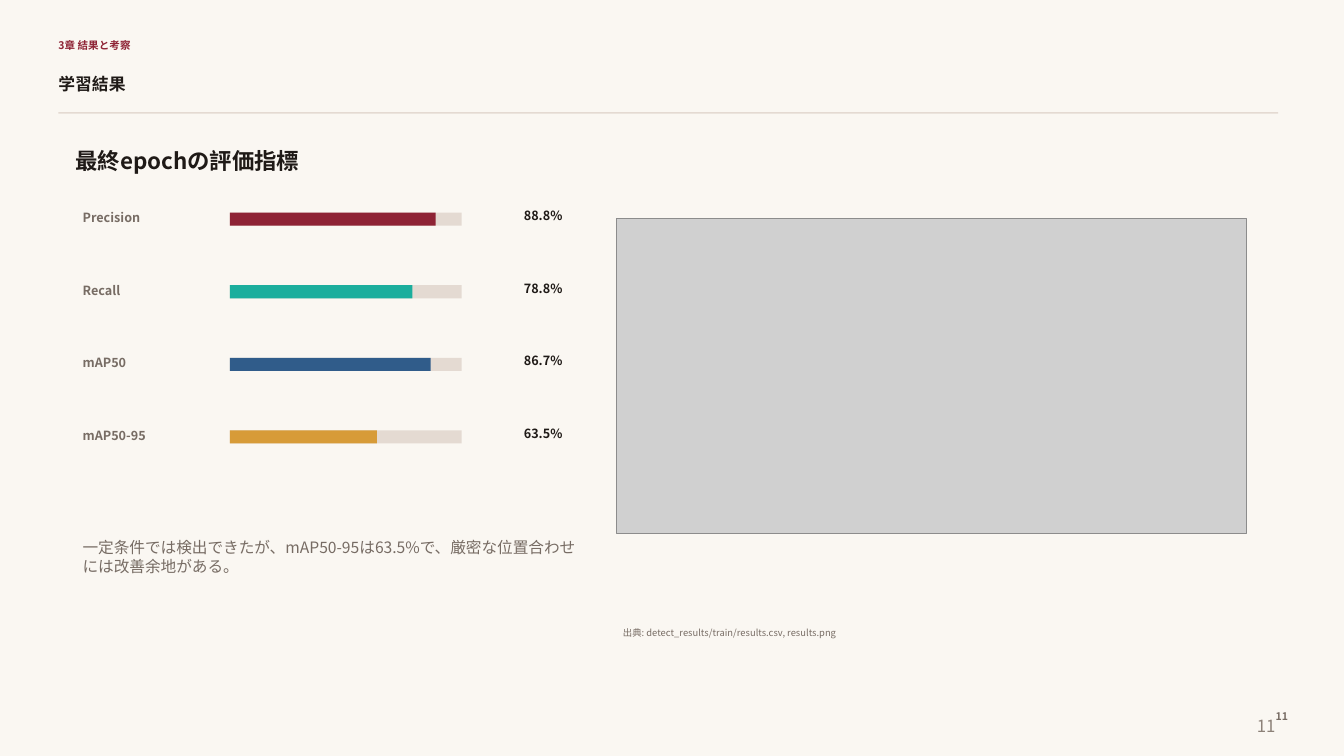
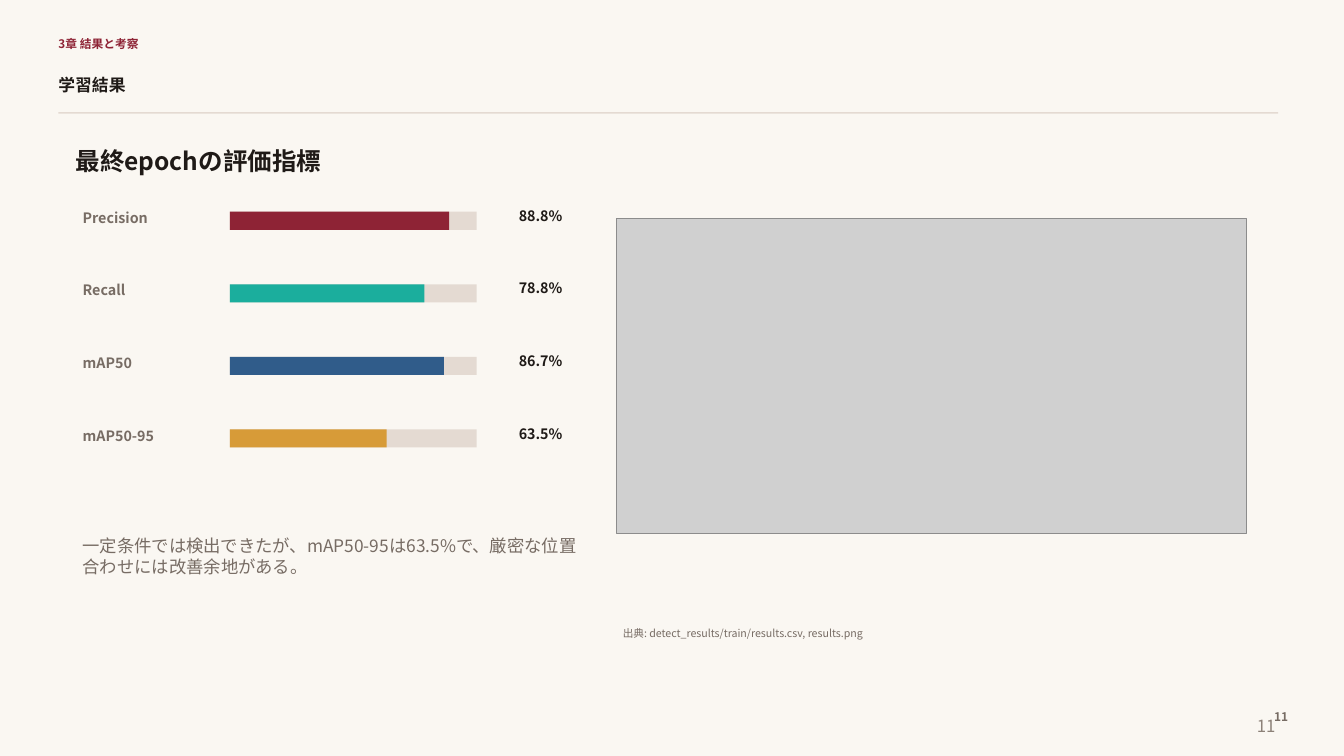
Before and after one commit to moka610/meat-detection-yolo, a slide deck: slide 11 of slides_meat_yolo/meat_yolo_roboflow_presentation.pptx. Drawn at 1344x756 pixels with LibreOffice and Linux fonts; fonts in the diff are those of the drawing; grey boxes stand for pictures. Boxes give left, top, right and bottom in pixels: in the first picture for what was removed or moved away, otherwise in the second. Text is boxed around its words. In the diff, an @@ line names an element or a change of style, - is before the commit and + after.

```diff
--- a/slides_meat_yolo/meat_yolo_roboflow_presentation.pptx
+++ b/slides_meat_yolo/meat_yolo_roboflow_presentation.pptx
@@ text "3章 結果と考察" at box(58, 38, 139, 49): size 7.5 to 8.4 pt @@
@@ text "最終epochの評価指標" at box(76, 149, 321, 176): size 16 to 17.5 pt @@
@@ rectangle: place and size @@
-rectangle at box(230, 213, 462, 226)
+rectangle at box(230, 212, 477, 230)
@@ rectangle: place and size @@
-rectangle at box(230, 213, 436, 226)
+rectangle at box(230, 212, 450, 230)
@@ rectangle: place and size @@
-rectangle at box(230, 285, 412, 298)
+rectangle at box(230, 284, 424, 302)
@@ rectangle: place and size @@
-rectangle at box(230, 285, 462, 298)
+rectangle at box(230, 284, 477, 302)
@@ rectangle: place and size @@
-rectangle at box(230, 358, 431, 371)
+rectangle at box(230, 357, 444, 375)
@@ rectangle: place and size @@
-rectangle at box(230, 358, 462, 371)
+rectangle at box(230, 357, 477, 375)
@@ rectangle: place and size @@
-rectangle at box(230, 431, 462, 444)
+rectangle at box(230, 430, 477, 448)
@@ rectangle: place and size @@
-rectangle at box(230, 431, 377, 444)
+rectangle at box(230, 430, 387, 448)
@@ size 9 to 10.2 pt in 8 elements at box(83, 211, 148, 223), box(519, 210, 563, 222), box(83, 283, 126, 295), box(519, 282, 563, 294), box(83, 357, 132, 368), box(519, 355, 563, 367), box(83, 430, 154, 441), box(519, 428, 563, 440) @@
@@ text "一定条件では検出できたが、mAP50-95は63.5%で、厳密な位置合わせには改善余地がある。" at box(83, 537, 577, 575): size 11.2 to 12.4 pt @@
@@ text "出典: detect_results/train/results.csv, results.png" at box(623, 628, 863, 640): size 6.7 to 7.6 pt @@
@@ text "11" at box(1274, 712, 1288, 721): size 7.5 to 8.5 pt @@
```
Also in this commit, not shown: 13 other slides changed, 1 other file.
